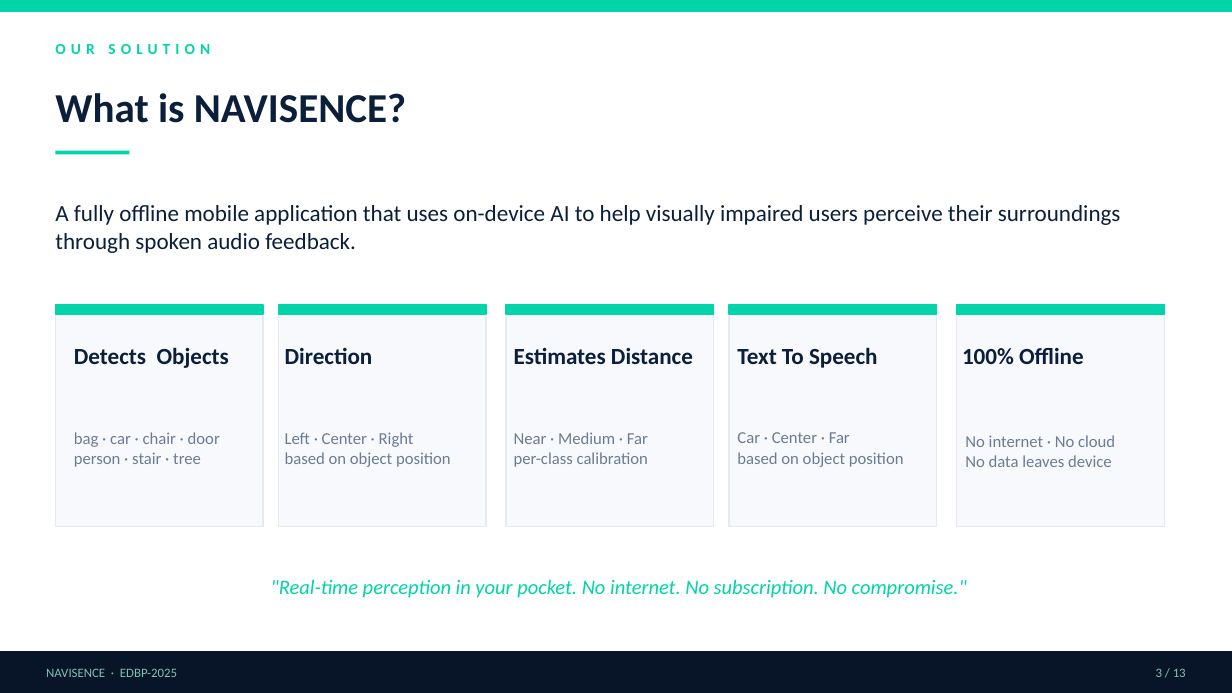
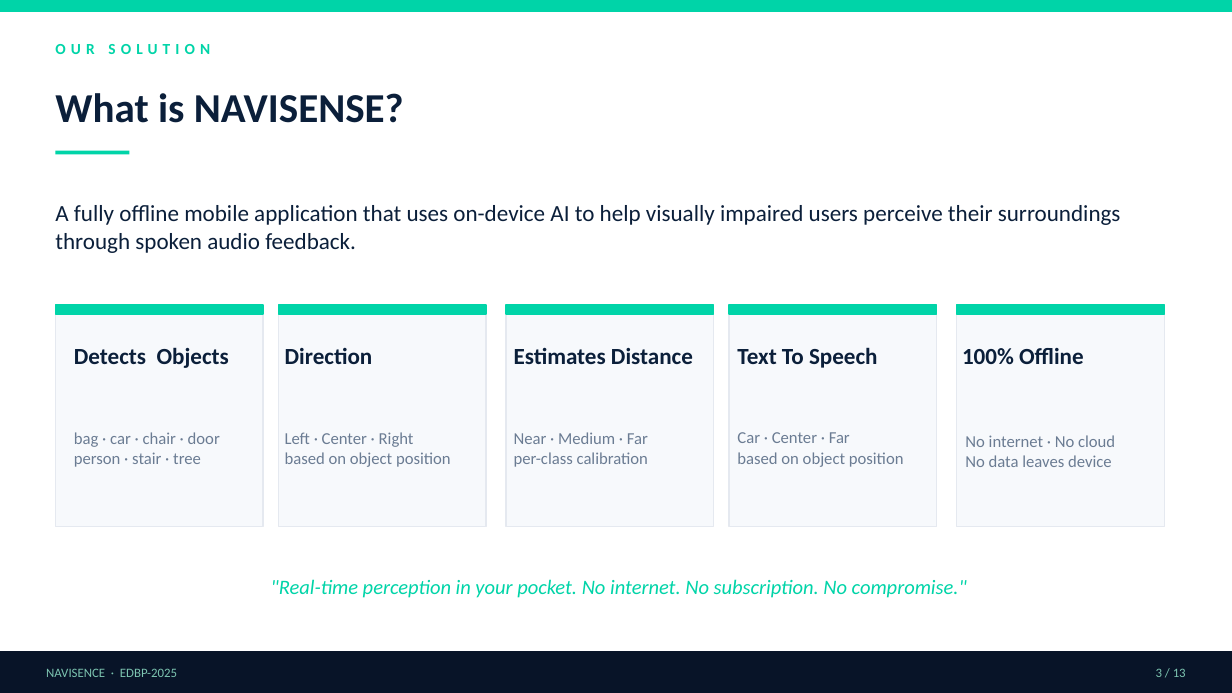
Before and after one commit to ali-raza-91/FYP, a slide deck: slide 3 of Presentation.pptx. Drawn at 1232x693 pixels with LibreOffice and Linux fonts; fonts in the diff are those of the drawing. Boxes give left, top, right and bottom in pixels: in the first picture for what was removed or moved away, otherwise in the second. Text is boxed around its words. In the diff, an @@ line names an element or a change of style, - is before the commit and + after.

```diff
--- a/Presentation.pptx
+++ b/Presentation.pptx
@@ text at [55,93,404,123]: text changed @@
-What is NAVISENCE?
+What is NAVISENSE?
```
Also in this commit, not shown: 4 other slides changed.
